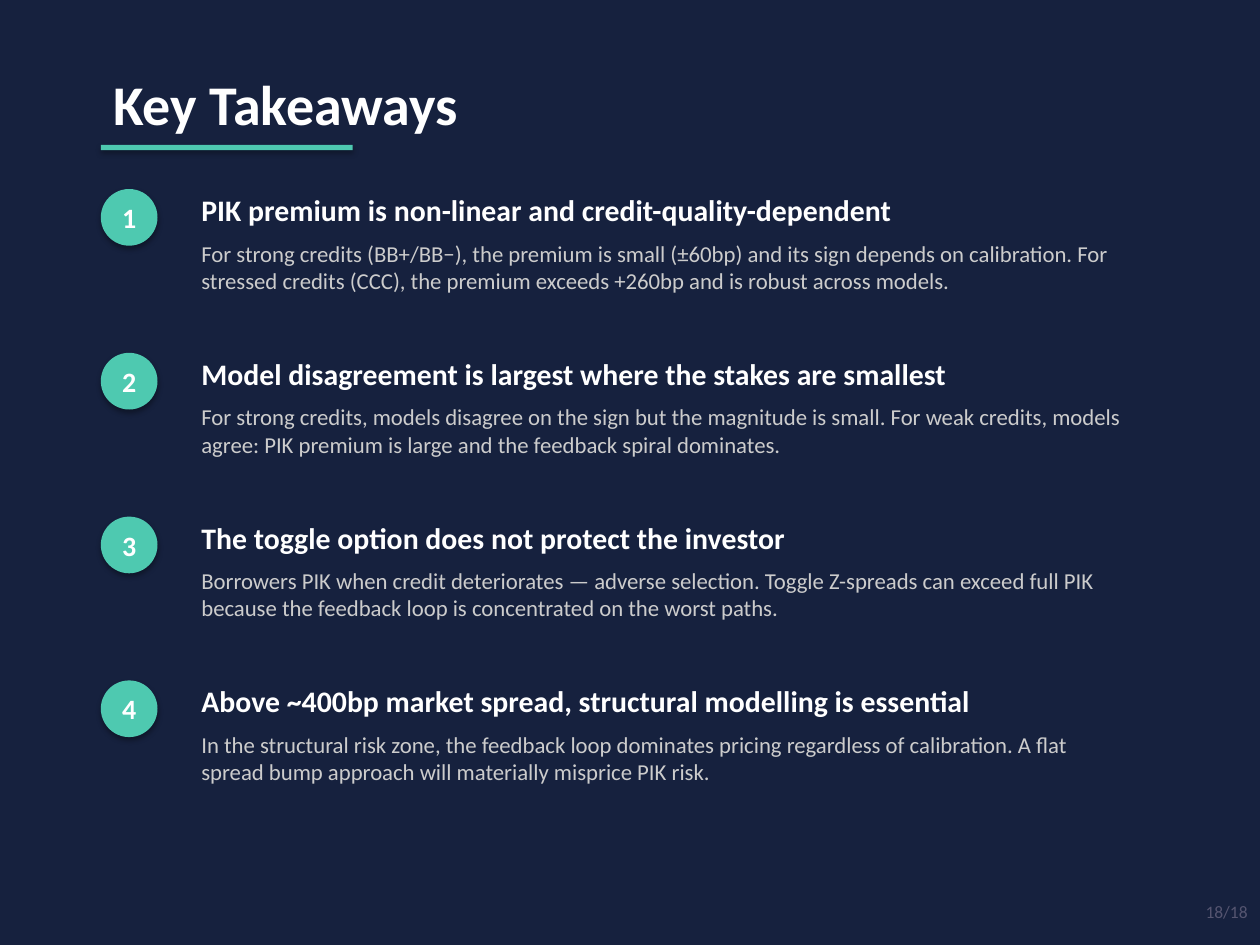
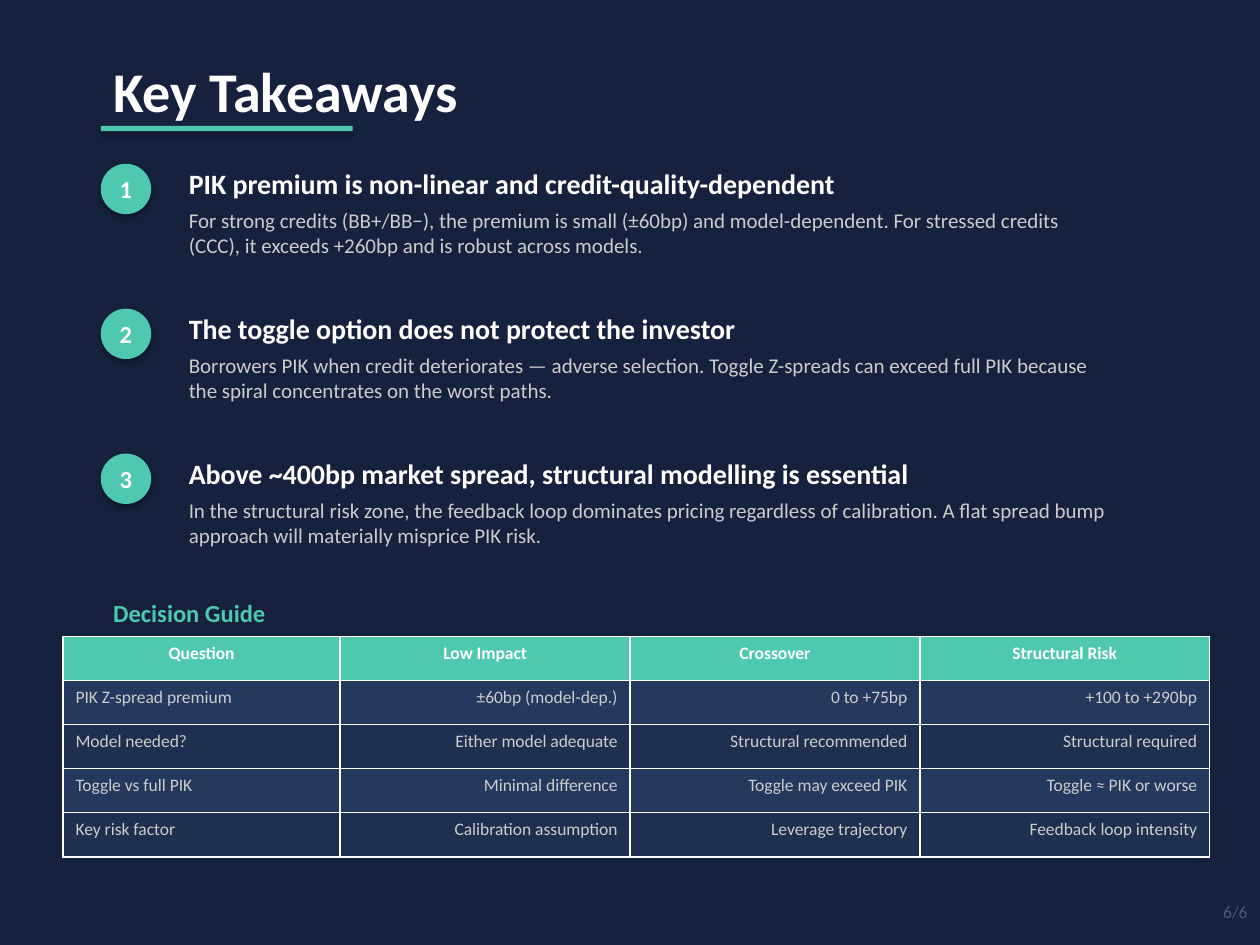
Before and after one commit to jeickmeier/rfin, a slide deck: slide 6 of finstack-py/examples/scripts/valuations/instruments/pik_coupon_pricing.pptx (slide 18 before the commit). Drawn at 1260x945 pixels with LibreOffice and Linux fonts; fonts in the diff are those of the drawing. Boxes give left, top, right and bottom in pixels: in the first picture for what was removed or moved away, otherwise in the second. Text is boxed around its words. In the diff, an @@ line names an element or a change of style, - is before the commit and + after.

```diff
--- a/finstack-py/examples/scripts/valuations/instruments/pik_coupon_pricing.pptx
+++ b/finstack-py/examples/scripts/valuations/instruments/pik_coupon_pricing.pptx
@@ text "Key Takeaways": place and size @@
-text "Key Takeaways" at [113, 85, 458, 134]
+text "Key Takeaways" at [113, 72, 458, 121]
@@ rectangle: place and size @@
-rectangle at [101, 145, 353, 150]
+rectangle at [101, 126, 353, 131]
@@ ellipse "1": place and size @@
-ellipse "1" at [101, 189, 158, 246]
+ellipse "1" at [101, 164, 151, 214]
@@ text "PIK premium is non-linear and ...": place and size @@
-text "PIK premium is non-linear and ..." at [201, 200, 891, 226]
+text "PIK premium is non-linear and ..." at [189, 174, 834, 199]
@@ text at [189, 213, 1058, 257]: text changed; size 13 to 12 pt @@
-For strong credits (BB+/BB−), the premium is small (±60bp) and its sign depends on calibration. For stressed credits (CCC), the premium exceeds +260bp and is robust across models.
+For strong credits (BB+/BB−), the premium is small (±60bp) and model-dependent. For stressed credits (CCC), it exceeds +260bp and is robust across models.
@@ ellipse "2": place and size @@
-ellipse "2" at [101, 353, 158, 410]
+ellipse "2" at [101, 309, 151, 359]
@@ text "The toggle option does not ...": place and size @@
-text "The toggle option does not ..." at [201, 528, 785, 554]
+text "The toggle option does not ..." at [189, 319, 736, 344]
@@ text at [189, 358, 1087, 402]: text changed; size 13 to 12 pt @@
-Borrowers PIK when credit deteriorates — adverse selection. Toggle Z-spreads can exceed full PIK because the feedback loop is concentrated on the worst paths.
+Borrowers PIK when credit deteriorates — adverse selection. Toggle Z-spreads can exceed full PIK because the spiral concentrates on the worst paths.
@@ text removed at [201, 364, 945, 390] @@
-Model disagreement is largest where the stakes are smallest
@@ text removed at [201, 409, 1119, 457] @@
-For strong credits, models disagree on the sign but the magnitude is small. For weak credits, models agree: PIK premium is large and the feedback spiral dominates.
@@ size 16 to 14 pt in 3 elements at [101, 164, 151, 214], [101, 309, 151, 359], [101, 454, 151, 504] @@
@@ ellipse "3": place and size @@
-ellipse "3" at [101, 517, 158, 573]
+ellipse "3" at [101, 454, 151, 504]
@@ size 17 to 16 pt in 3 elements at [189, 174, 834, 199], [189, 319, 736, 344], [189, 464, 908, 489] @@
@@ text "Above ~400bp market spread, structural ...": place and size @@
-text "Above ~400bp market spread, structural ..." at [201, 691, 970, 717]
+text "Above ~400bp market spread, structural ..." at [189, 464, 908, 489]
@@ text "In the structural risk zone, ...": place and size @@
-text "In the structural risk zone, ..." at [201, 737, 1066, 784]
+text "In the structural risk zone, ..." at [189, 503, 1105, 547]
@@ text "In the structural risk zone, ..." at [189, 503, 1105, 547]: size 13 to 12 pt @@
@@ text added at [113, 605, 265, 622], 14 pt, text #4EC9B0, bold @@
+Decision Guide
@@ table added at [63, 636, 1210, 857], 5 rows, 4 columns @@
+Question | Low Impact | Crossover | Structural Risk
+PIK Z-spread premium | ±60bp (model-dep.) | 0 to +75bp | +100 to +290bp
+Model needed? | Either model adequate | Structural recommended | Structural required
+Toggle vs full PIK | Minimal difference | Toggle may exceed PIK | Toggle ≈ PIK or worse
+Key risk factor | Calibration assumption | Leverage trajectory | Feedback loop intensity
@@ ellipse removed at [101, 680, 158, 737] @@
-4
@@ text at [1223, 906, 1247, 919]: text changed @@
-18/18
+6/6
```
Also in this commit, not shown: 4 other slides changed, 12 slides removed, 10 other files.
